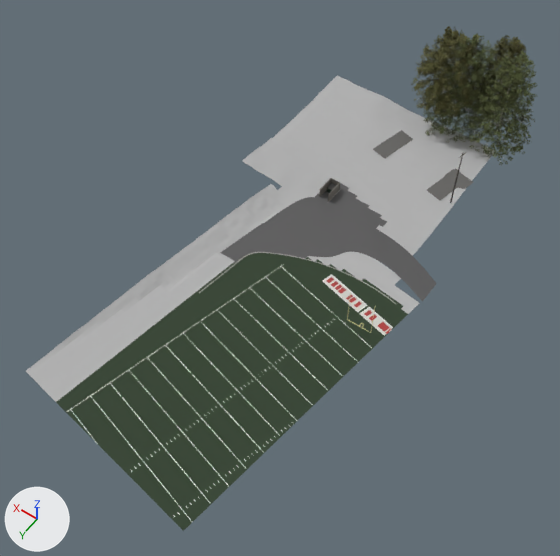
The glTF model models/main/t_-3_-2.glb: old version first, new version second.
One viewpoint serves both versions: a 50 mm camera at (-388.7, -127.9, 250.2) aimed at (-328.9, -211.6, 118.5). Lighting does not change. The marker at lower left points along +X, +Y and +Z. The older version comes first. Where no turn or scale is listed for an object, it has been applied to the vertices.

Names of what the first picture shows: 'WS163_ground_patch_W_of_WS110_LiDAR2023_1m_UNVERIFIED', 'WS167_ground_W_of_Lot3_bank_Sprague_side_LiDAR2023_1m', 'WS171_tree_S_yard_D_LiDAR2023_h27m_PinOak_UNVERIFIEDspecies', 'WS171_tree_S_yard_E_LiDAR2023_h27m_UNVERIFIEDspecies', 'WS173_driveway_D1_S_of_NormalAve_W_LiDAR2023_int_UNVERIFIED', 'WS187_Sprague_yard_goal_sidelines_ortho2020_UNVERIFIED' and 6 more.
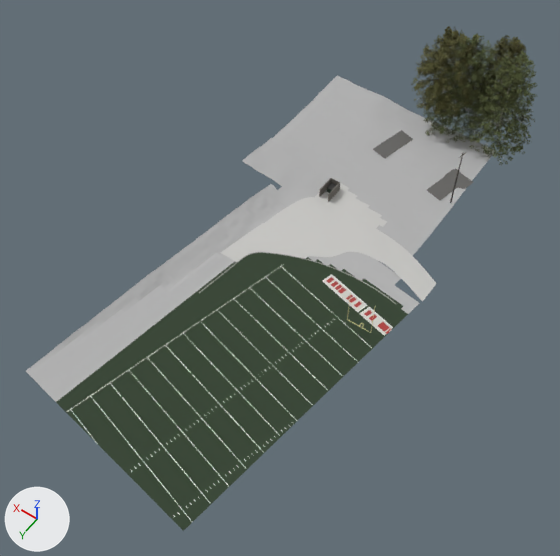
Boxes (x1, y1, x2, y2) around the edits, measured in the pictures (560 x 556 px):
```json
{"object": "WS163_ground_patch_W_of_WS110_LiDAR2023_1m_UNVERIFIED", "change": "recoloured", "before": [218, 180, 437, 303], "after": [218, 180, 437, 303], "on screen": "lighter"}
```

Edits to the scene script, one JSON object a line:
```json
{"op": "set", "path": "mat_ws27_collegeave_asphalt_2020ortho.base_color", "old": "(0.1, 0.0988, 0.0998)", "new": "(0.575, 0.57, 0.55)", "note": "dark grey #595959 -> light grey #c8c7c4"}
```
